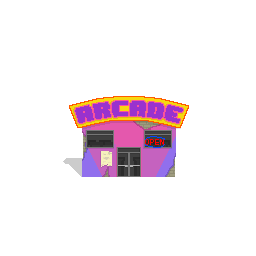
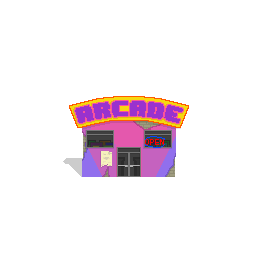
Revision of a layered 256px x 256px image; what changed, layer by layer:
added layer "Layer 7" (30%) above "Layer 5" over [89, 141, 169, 147]
